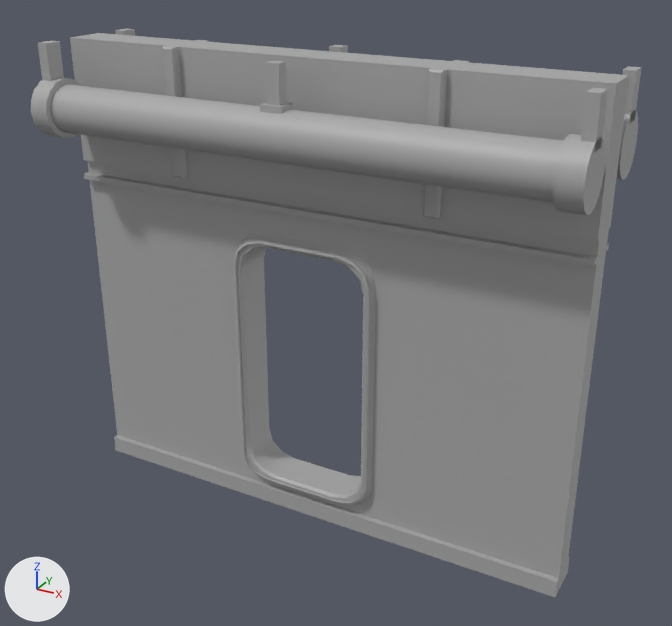
A saved change to the FBX model Assets/_MAIN/Asset/SM_StaticMesh/SM_Environnement/SM_SetModulaire/Sm_MurPortePasserelle.fbx.
The view is the same before and after, from a 50 mm camera at (1.55, -2.68, 2.19) aimed at (0.07, 0.02, 0.84). The axes (+X, +Y, +Z) are drawn at lower left. The lights are the same throughout. Where no turn or scale is listed for an object, it has been applied to the vertices.

Objects in the first picture: 'SM_MurPortePasserelle'.
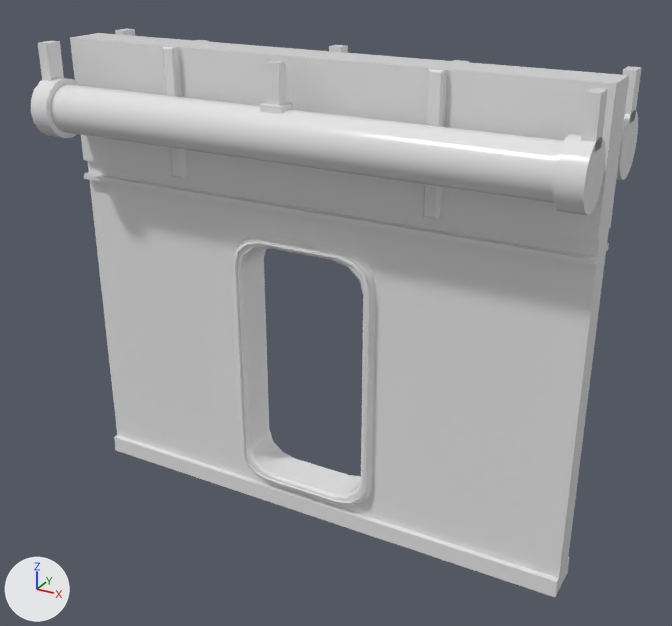
What differs and where, as boxes [x1, y1, x2, y2] in the pictures (672 x 626 px):
```json
{"part": 1, "of": "me_mesh", "change": "cut back", "before": [243, 249, 361, 495], "after": [243, 249, 361, 495]}
{"part": 2, "of": "me_mesh", "change": "recoloured", "before": [31, 28, 642, 597], "after": [31, 28, 642, 597]}
```

Scene script edits in JSON lines:
```json
{"op": "add", "block": "mat_m_murportepasserelle", "code": ["mat_m_murportepasserelle = principled_material('M_MurPortePasserelle')", "mat_m_murportepasserelle.base_color = (0.8, 0.8, 0.8)  # white #e7e7e7", "mat_m_murportepasserelle.roughness = 0.2"]}
{"block": "me_mesh", "where": "# used by ob_sm_murportepasserelle; location = (0.0, 0.0, 0.0)"}
{"op": "remove", "block": "me_mesh", "code": "me_mesh.from_pydata(...)  # 812 vertices, 826 faces; spans x -0.98..0.98, y -0.31..0.31, z 0.0..1.75"}
{"op": "add", "block": "me_mesh", "code": "me_mesh.from_pydata(...)  # 780 vertices, 794 faces; spans x -0.98..0.98, y -0.31..0.31, z 0.0..1.75"}
{"block": "me_mesh", "change": "me_mesh part 1"}
{"block": "me_mesh", "change": "32 vertices are removed from x -0.27..0.22, y -0.06..0.06, z 0.13..1.08"}
{"block": "me_mesh", "change": "64 faces are deleted"}
{"block": "me_mesh", "change": "32 new faces join them"}
{"block": "me_mesh", "change": "me_mesh part 2: 762 faces spanning x -0.98..0.98, y -0.31..0.31, z 0.0..1.75 switch from mat_standardsurface1 (grey #aaaaaa) to mat_m_murportepasserelle (white #e7e7e7)"}
```
